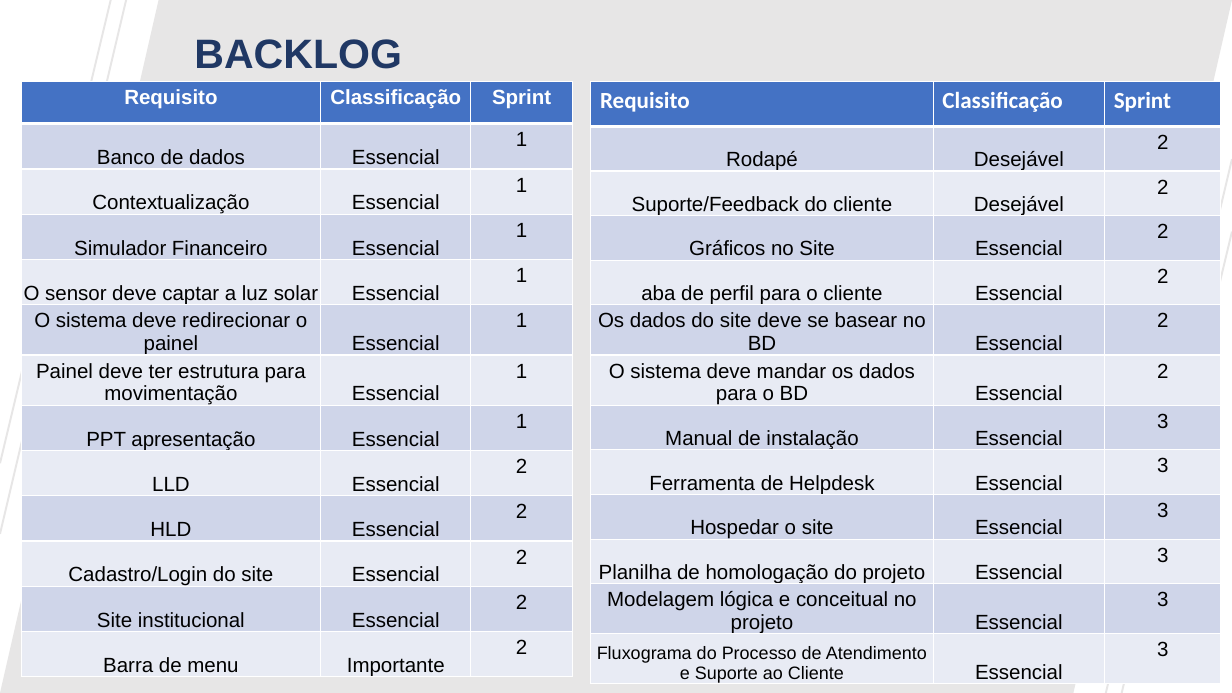
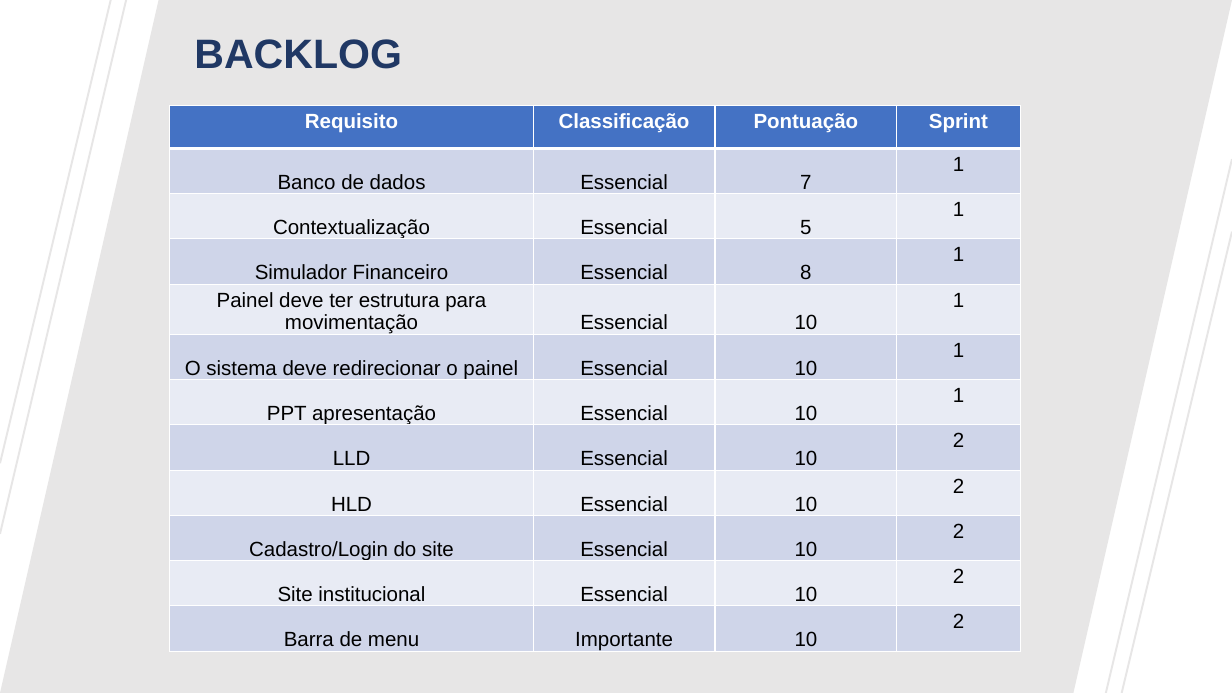
Before and after one commit to ewertonoliveira-dev/Projeto-Volt-Solar, a slide deck: slide 15 of ApresentaçãoPPT.pptx. Drawn at 1232x693 pixels with LibreOffice and Linux fonts; fonts in the diff are those of the drawing; background and template pictures are left out. Boxes give left, top, right and bottom in pixels: in the first picture for what was removed or moved away, otherwise in the second. Text is boxed around its words. In the diff, an @@ line names an element or a change of style, - is before the commit and + after.

```diff
--- a/ApresentaçãoPPT.pptx
+++ b/ApresentaçãoPPT.pptx
@@ table removed at (591,82,1221,687), 13 rows, 3 columns @@
-Requisito | Classificação | Sprint
-Rodapé | Desejável | 2
-Suporte/Feedback do cliente | Desejável | 2
-Gráficos no Site | Essencial | 2
-aba de perfil para o cliente | Essencial | 2
-Os dados do site deve se basear no BD | Essencial | 2
-O sistema deve mandar os dados para o BD | Essencial | 2
-Manual de instalação | Essencial | 3
-Ferramenta de Helpdesk | Essencial | 3
-Hospedar o site | Essencial | 3
-Planilha de homologação do projeto | Essencial | 3
-Modelagem lógica e conceitual no projeto | Essencial | 3
-Fluxograma do Processo de Atendimento e Suporte ao Cliente | Essencial | 3
@@ table at (170,105,1021,655) @@
-Requisito | Classificação | Sprint
-Banco de dados | Essencial | 1
-Contextualização | Essencial | 1
-Simulador Financeiro | Essencial | 1
-O sensor deve captar a luz solar | Essencial | 1
-O sistema deve redirecionar o painel | Essencial | 1
-Painel deve ter estrutura para movimentação | Essencial | 1
-PPT apresentação | Essencial | 1
-LLD | Essencial | 2
-HLD | Essencial | 2
-Cadastro/Login do site | Essencial | 2
-Site institucional | Essencial | 2
-Barra de menu | Importante | 2
+Requisito | Classificação | Pontuação | Sprint
+Banco de dados | Essencial | 7 | 1
+Contextualização | Essencial | 5 | 1
+Simulador Financeiro | Essencial | 8 | 1
+Painel deve ter estrutura para movimentação | Essencial | 10 | 1
+O sistema deve redirecionar o painel | Essencial | 10 | 1
+PPT apresentação | Essencial | 10 | 1
+LLD | Essencial | 10 | 2
+HLD | Essencial | 10 | 2
+Cadastro/Login do site | Essencial | 10 | 2
+Site institucional | Essencial | 10 | 2
+Barra de menu | Importante | 10 | 2
@@ table: place and size @@
-table at (21,82,572,680)
+table at (170,105,1021,655)
```
Also in this commit, not shown: 2 other slides changed, 14 slides added, 1 slide removed.
